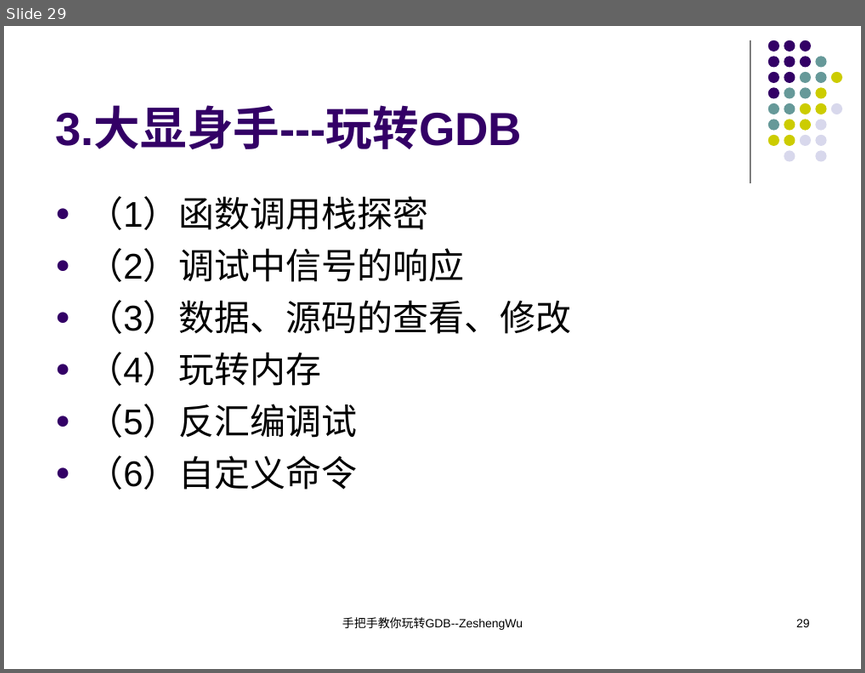
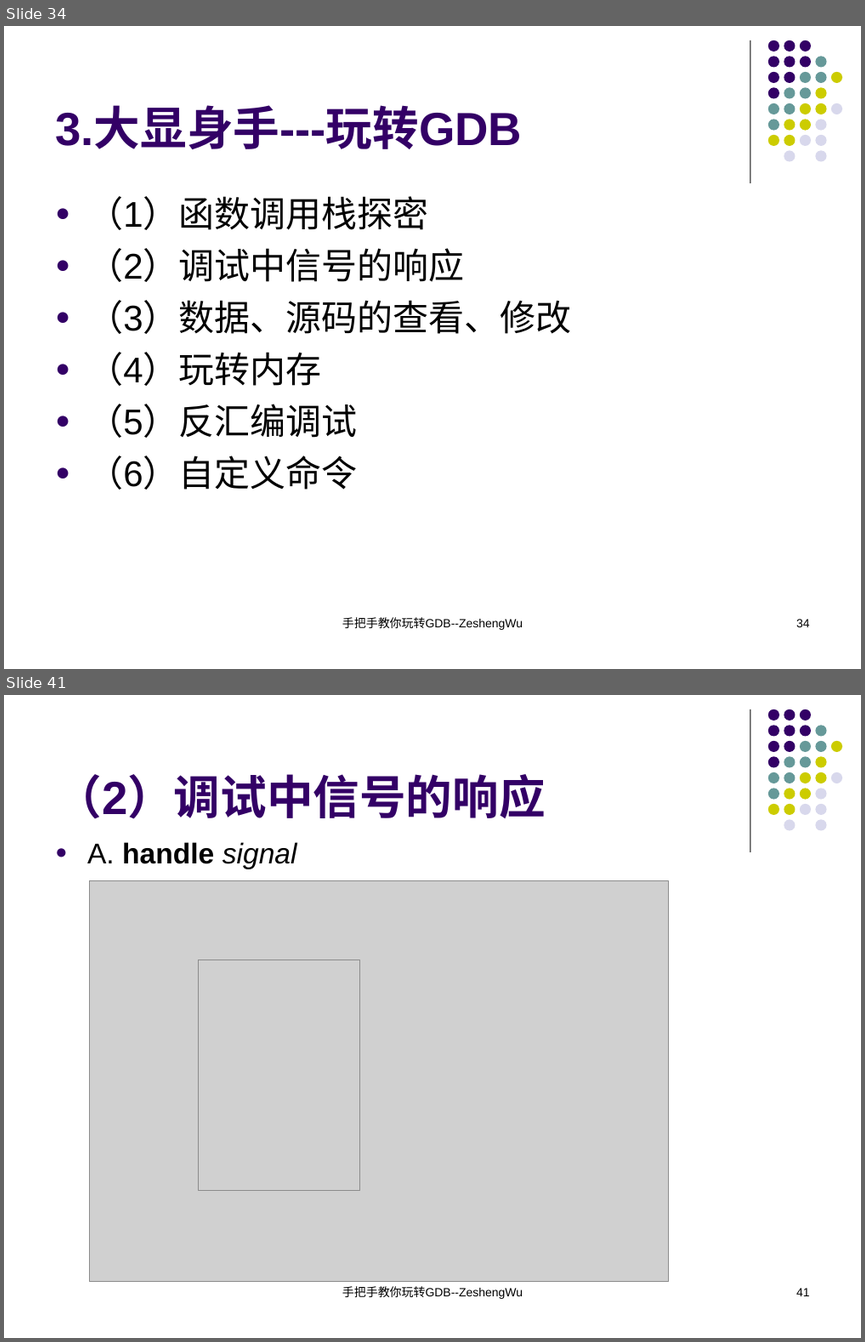
Before and after one commit to KublaikhanGeek/reactor, a slide deck: docs/手把手教你玩转GDB/手把手教你玩转GDB.ppt. Shown one above the other, each under a label of ours: slide 29 before the commit, slides 34 and 41 after it; the slides between them are not shown. The pictures are 865x673 and 865x1342 pixels, drawn with LibreOffice and Linux fonts; fonts in the diff are those of the drawing; grey boxes stand for pictures. Boxes give left, top, right and bottom in pixels: in the first picture for what was removed or moved away, otherwise in the second. Text is boxed around its words. In the diff, an @@ line names an element or a change of style, - is before the commit and + after.

```diff
--- a/docs/手把手教你玩转GDB/手把手教你玩转GDB.ppt
+++ b/docs/手把手教你玩转GDB/手把手教你玩转GDB.ppt
@@ slide 41 added at <box>4,695,861,1338</box>, background #FFFFFF; not listed: 32 template elements that a slide beside it also shows @@
@@ title added at <box>55,774,545,819</box>, 39 pt, text #330066, bold @@
+（2）调试中信号的响应
@@ text added at <box>87,842,297,869</box>, 24 pt, text #000000 @@
+● A. handle signal
@@ picture added at <box>90,881,668,1281</box> @@
@@ picture added at <box>199,959,360,1190</box> @@
@@ text added at <box>342,1286,522,1299</box>, 10 pt, text #000000 @@
+手把手教你玩转GDB--ZeshengWu
@@ page number added at <box>796,1287,810,1296</box>, 10 pt, text #000000 @@
+41
@@ what was slide 29 is now slide 34 @@
@@ page number at <box>796,618,810,627</box>: text changed @@
-29
+34
```
Also in this commit, not shown: 5 slides changed, 23 other slides added, 1 other file.
